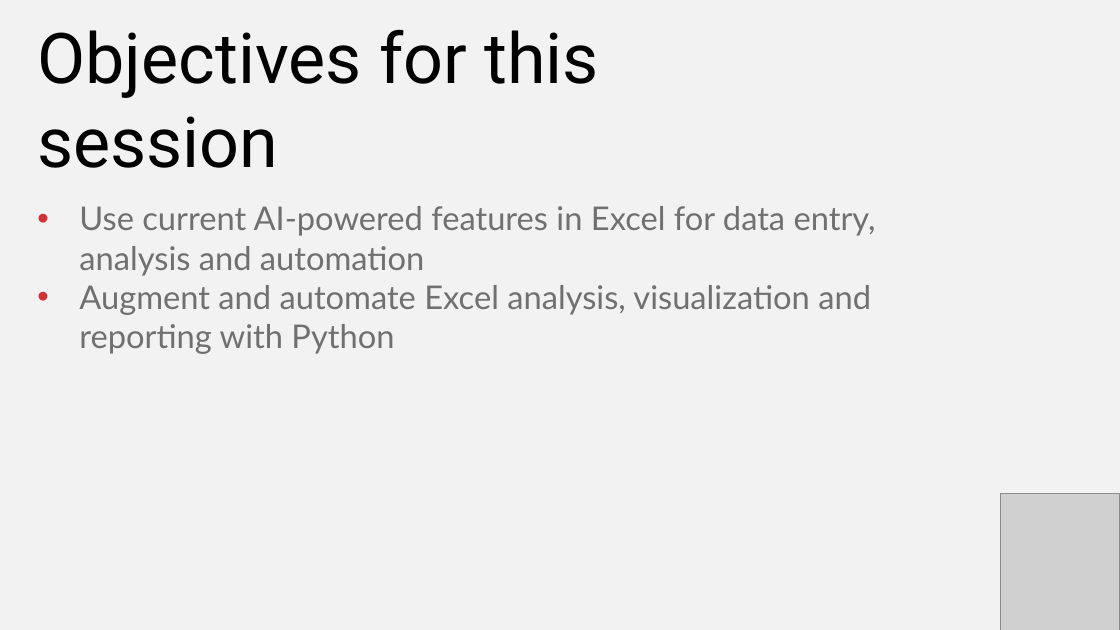
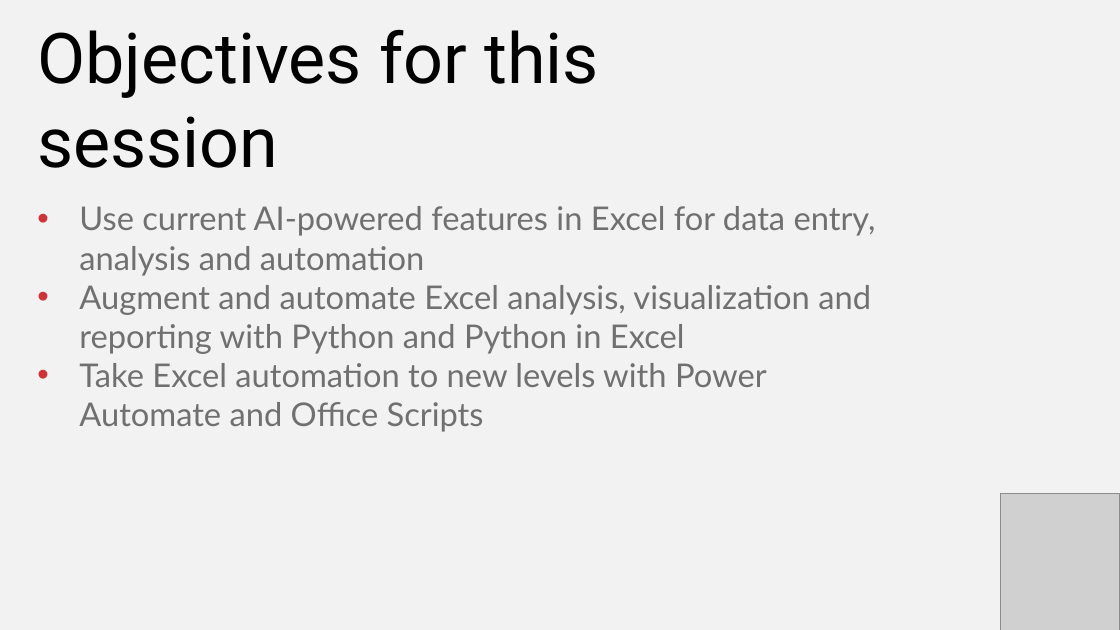
Before and after one commit to stringfestdata/xlgs-mc-2025, a slide deck: slide 3 of xlgs-analytics-2_0-slides.pptx. Drawn at 1120x630 pixels with LibreOffice and Linux fonts; fonts in the diff are those of the drawing; grey boxes stand for pictures. Boxes give left, top, right and bottom in pixels: in the first picture for what was removed or moved away, otherwise in the second. Text is boxed around its words. In the diff, an @@ line names an element or a change of style, - is before the commit and + after.

```diff
--- a/xlgs-analytics-2_0-slides.pptx
+++ b/xlgs-analytics-2_0-slides.pptx
@@ text at box(79, 285, 871, 432): text changed @@
-• Augment and automate Excel analysis, visualization and reporting with Python
+• Augment and automate Excel analysis, visualization and reporting with Python and Python in Excel
+• Take Excel automation to new levels with Power Automate and Office Scripts
```
Also in this commit, not shown: 3 other slides changed.
